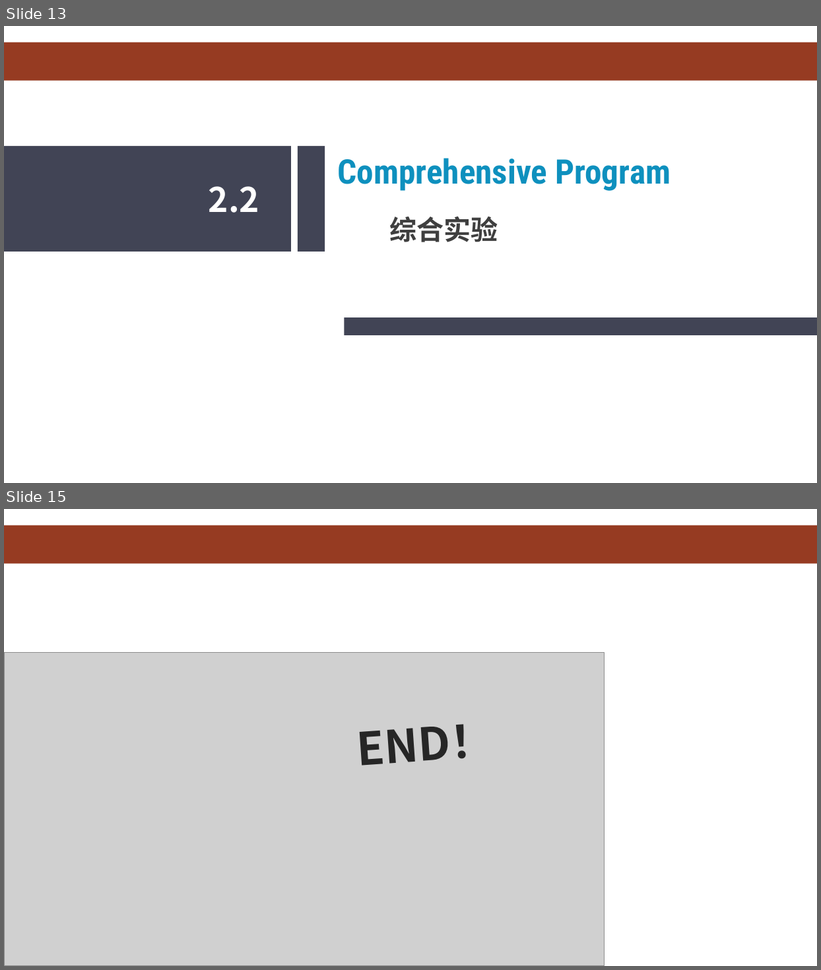
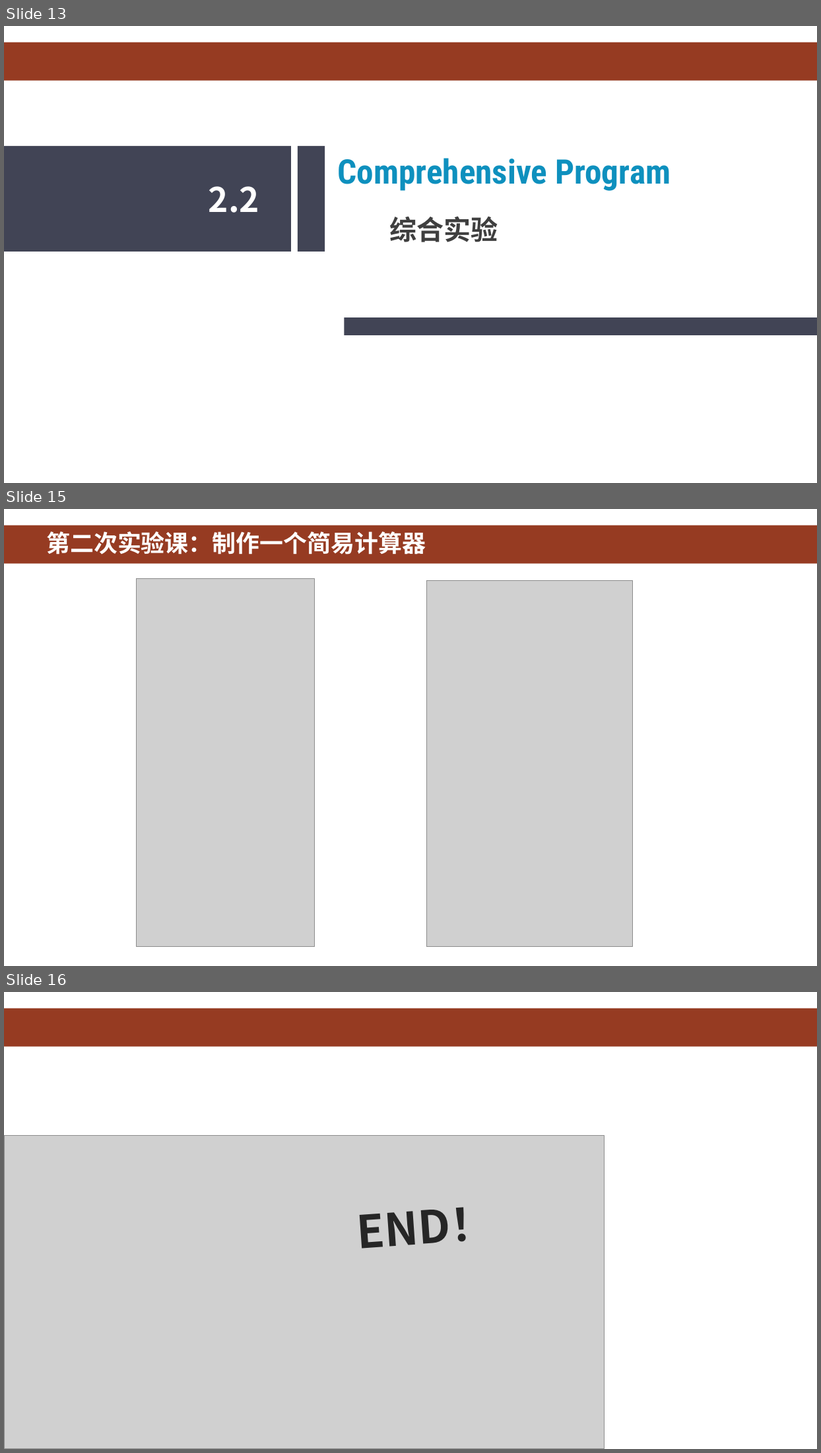
Before and after one commit to HBU/Android-PPT, a slide deck: 02.0 -- 首个程序 -- 第02章.pptx. Shown one above the other, each under a label of ours: slides 13 and 15 before the commit, slides 13, 15 and 16 after it; the slides between them are not shown. The pictures are 821x970 and 821x1453 pixels, drawn with LibreOffice and Linux fonts; fonts in the diff are those of the drawing; grey boxes stand for pictures; background and template pictures are left out. Boxes give left, top, right and bottom in pixels: in the first picture for what was removed or moved away, otherwise in the second. Text is boxed around its words. In the diff, an @@ line names an element or a change of style, - is before the commit and + after.

```diff
--- a/02.0 -- 首个程序 -- 第02章.pptx
+++ b/02.0 -- 首个程序 -- 第02章.pptx
@@ slide 15 added at (x1=4, y1=509, x2=817, y2=966), background #FFFFFF; not listed: 1 template element that a slide beside it also shows @@
@@ title added at (x1=46, y1=531, x2=426, y2=555), 21 pt, text #FFFFFF, bold @@
+第二次实验课：制作一个简易计算器
@@ picture added at (x1=137, y1=579, x2=315, y2=947) @@
@@ picture added at (x1=427, y1=580, x2=634, y2=947) @@
@@ what was slide 15 is now slide 16 @@
```
Also in this commit, not shown: 2 slides changed.
